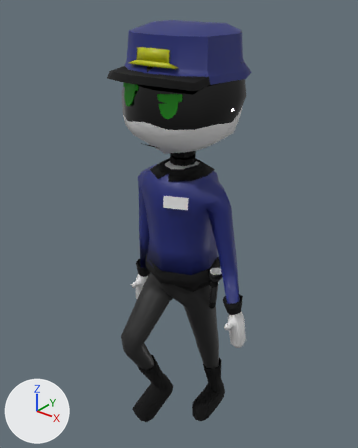
Before and after pictures for a commit that changed the Blender file 26.07.2025_Guard__Walking_Animation.blend.
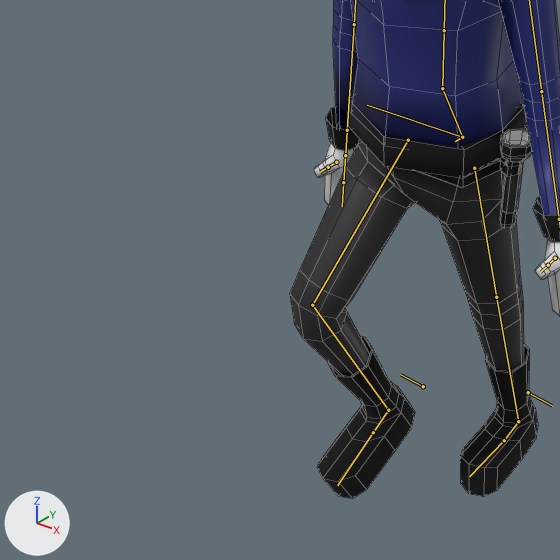
Each version is shown whole from a camera (50 mm lens) standing at (3.98, -5.19, 6.81) and looking at (-0.07, -0.13, 3.67), then close up on the part from 0% to 65% of the width and 48% to 100% of the height. Lighting does not change. The marker at lower left points along +X, +Y and +Z. Both versions are drawn at frame 5 of the action 'metarigAction'; the numbers are the values there. The bones that bend it are drawn over the model as lines in the close-ups. The close-ups show mesh edges as thin lines.

The first close-up shows 'Body'.
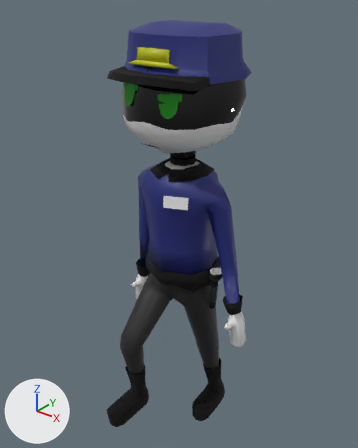
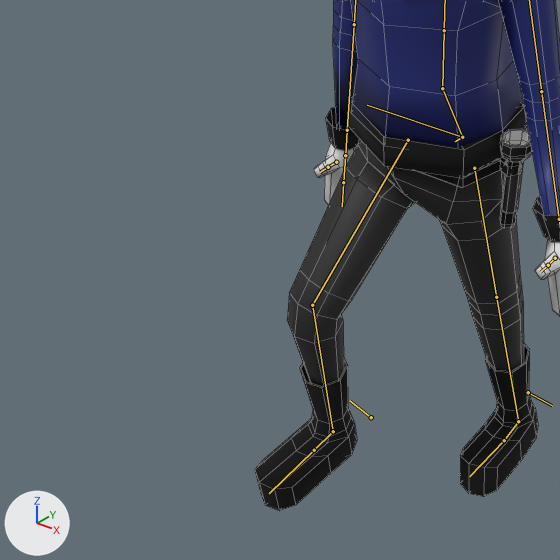
Changed parts and their boxes [x1, y1, x2, y2] in the close-ups (560 x 560 px):
'Body', posed: before [290, 0, 560, 498]; after [255, 0, 560, 511]
bone 'shin.R', root to tip: before (312, 305) to (388, 410); after (312, 305) to (333, 431)

Patch to the scene script:
```diff
--- a/26.07.2025_Guard__Walking_Animation.blend.py
+++ b/26.07.2025_Guard__Walking_Animation.blend.py
@@ bone_shin_r @@
 bone_shin_r = bpy.data.objects['metarig'].pose.bones['shin.R']  # child of 'thigh.R'
-bone_shin_r.rotation_quaternion = (0.838, 0.539, -0.001, -0.082)  # degrees (65, 5, -8)
+bone_shin_r.rotation_quaternion = (0.901, 0.433, 0.001, 0.008)  # degrees (51, 0, 1)
```
